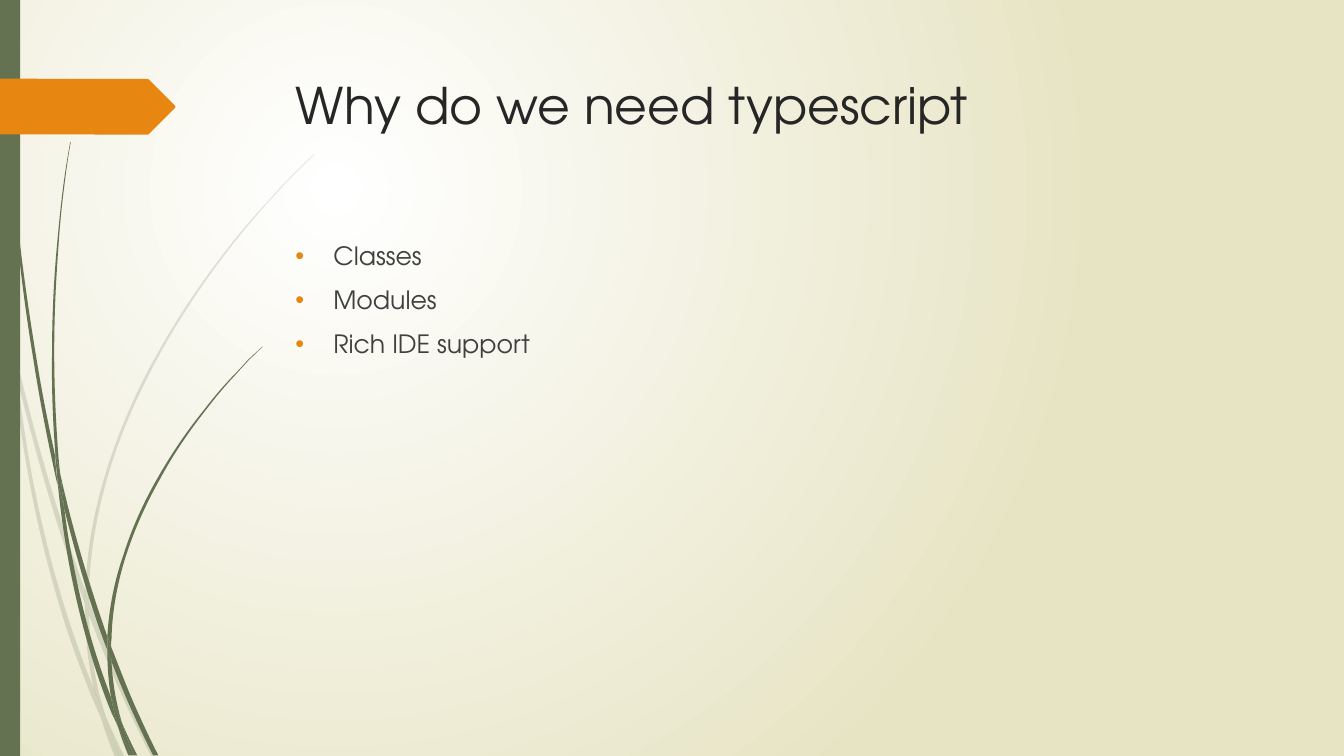
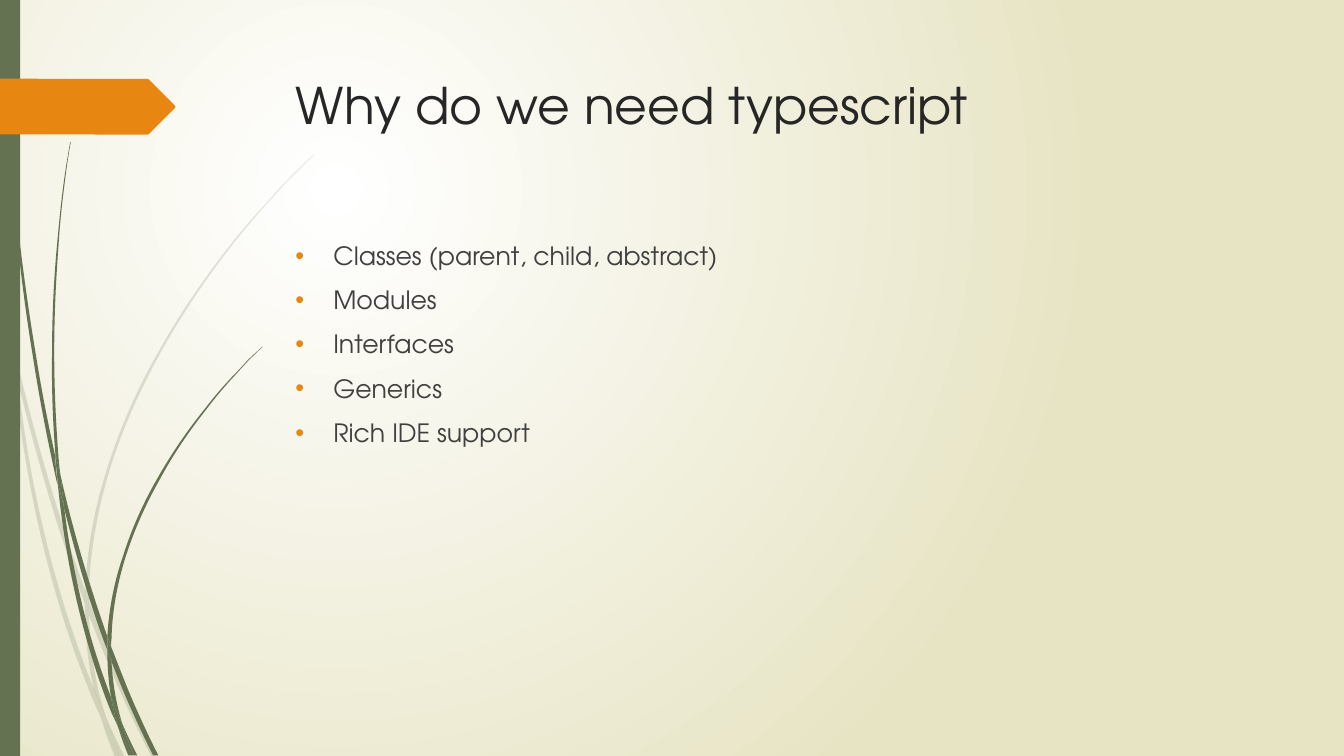
Before and after one commit to hanjia2014/TSDemo, a slide deck: slide 5 of TypeScript.pptx. Drawn at 1344x756 pixels with LibreOffice and Linux fonts; fonts in the diff are those of the drawing. Boxes give left, top, right and bottom in pixels: in the first picture for what was removed or moved away, otherwise in the second. Text is boxed around its words. In the diff, an @@ line names an element or a change of style, - is before the commit and + after.

Commit message:
more content

```diff
--- a/TypeScript.pptx
+++ b/TypeScript.pptx
@@ text at [333,246,717,271]: text changed @@
-• Classes
+• Classes (parent, child, abstract)
@@ text at [333,334,454,399]: paragraphs added @@
+• Interfaces
+• Generics
```
